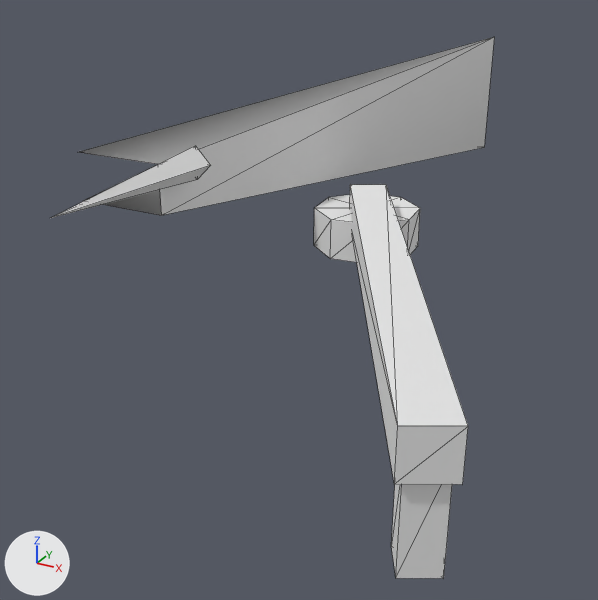
A saved change to the OBJ model assets/meshes/hull_kthaari_tender_frag_6.obj.
Both versions are drawn from a camera (50 mm lens) standing at (0.676, -2.746, 0.782) and looking at (0.148, -1.785, 0.302). The axes (+X, +Y, +Z) are drawn at lower left. The lights are the same throughout. The first picture is the older version. Mesh edges are drawn as thin lines. Where no turn or scale is listed for an object, it has been applied to the vertices.

The scene before the commit, as lines of its bpy script (objects in view):
```python
me_hull_kthaari_tender_frag_6 = bpy.data.meshes.new('hull_kthaari_tender_frag_6')
me_hull_kthaari_tender_frag_6.from_pydata(...)  # 48 vertices, 76 faces; spans x -0.211..0.537, y -2.265..-1.134, z 0.314..0.608
# faces by material slot: [69, 7]
me_hull_kthaari_tender_frag_6.materials.append(mat_skin)  # white #e7e7e7
me_hull_kthaari_tender_frag_6.materials.append(mat_interior)  # white #e7e7e7
ob_hull_kthaari_tender_frag_6 = bpy.data.objects.new('hull_kthaari_tender_frag_6', me_hull_kthaari_tender_frag_6)
ob_hull_kthaari_tender_frag_6.location = (0.0, 0.0, 0.0)
```
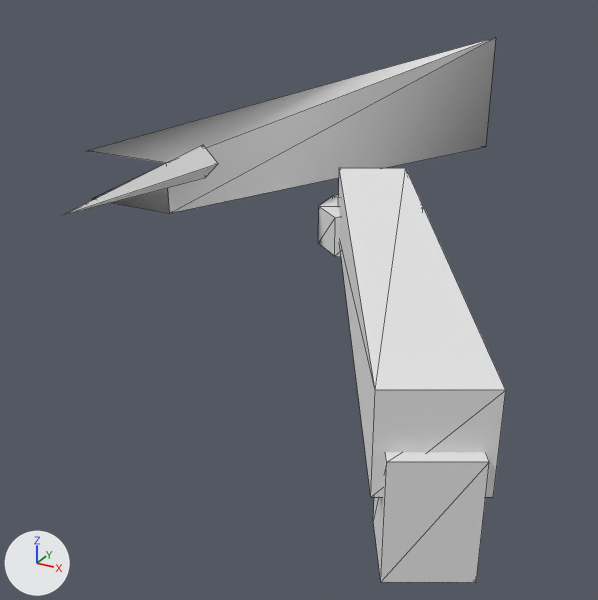
What differs and where, as boxes [x1, y1, x2, y2] in the pictures (598 x 600 px; the box of a moved part takes in the faces that stretch with it):
'hull_kthaari_tender_frag_6', reshaped: before [51, 37, 494, 578]; after [62, 38, 506, 582]
part 1 of me_hull_kthaari_tender_frag_6, moved or reshaped: before [80, 37, 494, 215]; after [88, 38, 496, 213]
part 2 of me_hull_kthaari_tender_frag_6, moved or reshaped: before [51, 146, 211, 218]; after [62, 145, 218, 216]
part 3 of me_hull_kthaari_tender_frag_6, moved or reshaped: before [314, 195, 420, 262]; after [318, 195, 341, 257]
part 4 of me_hull_kthaari_tender_frag_6, moved or reshaped: before [391, 484, 452, 578]; after [373, 452, 489, 582]
part 5 of me_hull_kthaari_tender_frag_6, moved or reshaped: before [350, 184, 468, 484]; after [338, 168, 506, 497]

Patch to the scene script:
```diff
--- a/assets/meshes/hull_kthaari_tender_frag_6.obj.py
+++ b/assets/meshes/hull_kthaari_tender_frag_6.obj.py
@@ me_hull_kthaari_tender_frag_6 @@
 # used by ob_hull_kthaari_tender_frag_6; location = (0.0, 0.0, 0.0)
-me_hull_kthaari_tender_frag_6.from_pydata(...)  # 48 vertices, 76 faces; spans x -0.211..0.537, y -2.265..-1.134, z 0.314..0.608
-me_hull_kthaari_tender_frag_6.vertices[31].co = (0.493, -2.265, 0.409)  # pixel (394, 484)
-me_hull_kthaari_tender_frag_6.vertices[32].co = (0.537, -2.241, 0.409)  # pixel (462, 484)
-me_hull_kthaari_tender_frag_6.vertices[33].co = (0.537, -2.241, 0.46)  # pixel (468, 426)
-me_hull_kthaari_tender_frag_6.vertices[34].co = (0.493, -2.265, 0.46)  # pixel (397, 426)
-me_hull_kthaari_tender_frag_6.vertices[35].co = (0.233, -1.685, 0.409)
-me_hull_kthaari_tender_frag_6.vertices[36].co = (0.189, -1.709, 0.409)
-me_hull_kthaari_tender_frag_6.vertices[37].co = (0.189, -1.709, 0.46)  # pixel (350, 184)
-me_hull_kthaari_tender_frag_6.vertices[38].co = (0.233, -1.685, 0.46)  # pixel (386, 184)
+me_hull_kthaari_tender_frag_6.from_pydata(...)  # 48 vertices, 76 faces; spans x -0.21..0.554, y -2.265..-1.121, z 0.313..0.606
+# me_hull_kthaari_tender_frag_6 part 1: the loose piece of 8 vertices spanning x -0.211..0.211, y -1.979..-1.134, z 0.397..0.608 is scaled about its middle by 0.996, then moved by (0.0, 0.014, -0.002)
+# me_hull_kthaari_tender_frag_6 part 2: the loose piece of 6 vertices spanning x 0.07..0.112, y -2.186..-1.94, z 0.509..0.552 is moved by (0.0, 0.016, -0.002)
+# me_hull_kthaari_tender_frag_6 part 3: the loose piece of 18 vertices spanning x 0.138..0.284, y -1.77..-1.624, z 0.368..0.425 is moved by (-0.001, 0.015, -0.001)
+# me_hull_kthaari_tender_frag_6 part 4: the loose piece of 8 vertices spanning x 0.477..0.528, y -2.256..-2.205, z 0.314..0.428 is scaled about its middle by (1.99, 1.99, 0.996), then moved by (-0.002, 0.017, -0.001)
+# me_hull_kthaari_tender_frag_6 part 5
+me_hull_kthaari_tender_frag_6.vertices[31].co = (0.471, -2.258, 0.386)  # pixel (370, 497)
+me_hull_kthaari_tender_frag_6.vertices[32].co = (0.554, -2.213, 0.386)  # pixel (493, 497)
+me_hull_kthaari_tender_frag_6.vertices[33].co = (0.554, -2.213, 0.48)  # pixel (505, 390)
+me_hull_kthaari_tender_frag_6.vertices[34].co = (0.471, -2.258, 0.48)  # pixel (375, 390)
+me_hull_kthaari_tender_frag_6.vertices[35].co = (0.252, -1.659, 0.386)
+me_hull_kthaari_tender_frag_6.vertices[36].co = (0.169, -1.705, 0.386)
+me_hull_kthaari_tender_frag_6.vertices[37].co = (0.169, -1.705, 0.48)  # pixel (339, 167)
+me_hull_kthaari_tender_frag_6.vertices[38].co = (0.252, -1.659, 0.48)  # pixel (405, 167)
 me_hull_kthaari_tender_frag_6.materials.append(mat_skin)
```
